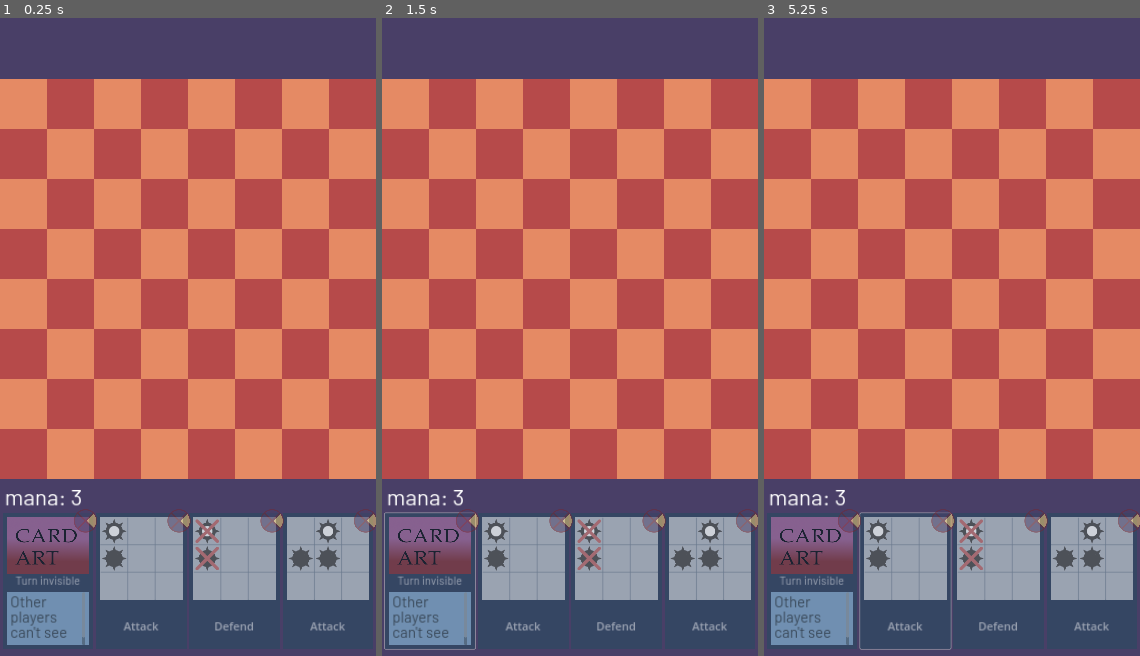
Above: before the commit, frames 1-3 (left to right).
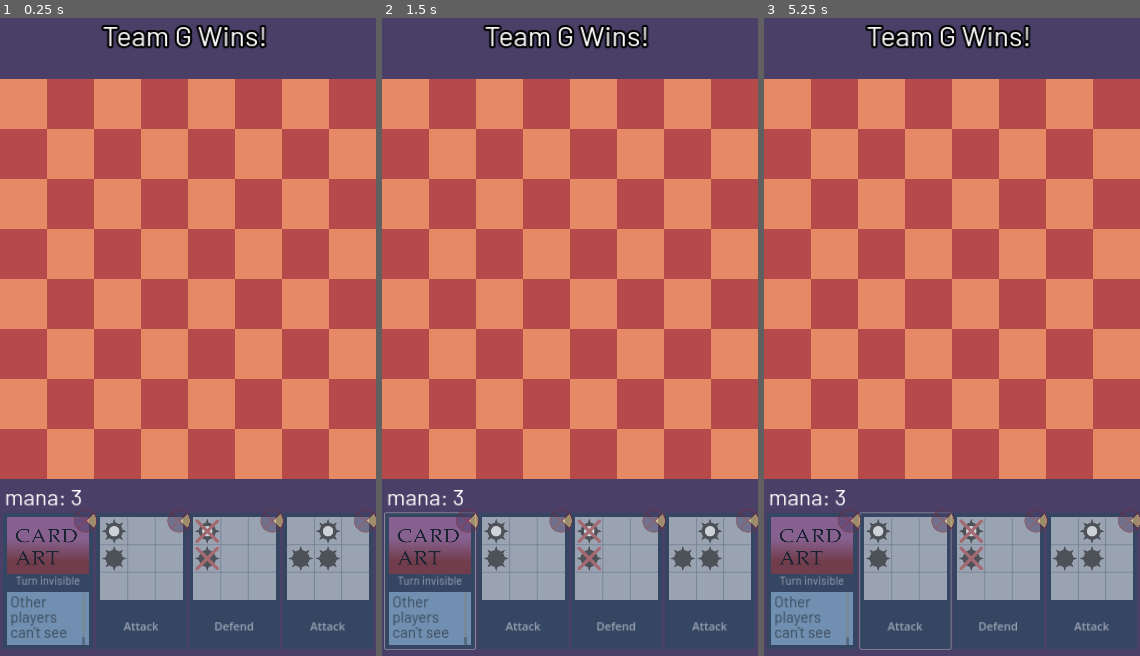
Above: after the commit, the same moments.

Repository: Boyquotes/Kumome-Godot
Game: Godot game, scene res://scenes/play.tscn
Same seed, same stepped clock (60 frames per second), same inputs: the game is played once before the commit and once after it. This scene is started directly instead of the project's main scene.
Inputs (mouse positions are in pixels of both pictures, inside the frame that each line leads up to):
- Up to frame 1 (0.25 s): no input
- Up to frame 2 (1.5 s): click (430, 579) at 0.52 s; click (430, 579) at 1.27 s
- Up to frame 3 (5.25 s): click (812, 579) at 2.02 s; tap Enter at 2.75, 4.25 s; move the mouse to (1034, 311) at 2.77 s; click (1034, 311) at 2.92 s; tap Space at 3.5, 5 s; move the mouse to (876, 394) at 3.52 s; click (876, 394) at 3.67 s; move the mouse to (989, 177) at 4.27 s; click (989, 177) at 4.42 s; move the mouse to (933, 515) at 5.02 s; click (933, 515) at 5.17 s

The runs differ from the first frame. In frame 1, 1.1% of the frame differs, in the area x 26-72%, y 1-5%; in frame 2, 1.1%; in frame 3, 1.1%.
Error before the commit: Out of bounds get index '0' (on base: 'Array[int]') (res://scripts/_game.gd:125)
Error after the commit: Out of bounds get index '0' (on base: 'Array[int]') (res://scripts/_game.gd:140)

Commit message:
Last commit before transfer

Diff:
--- a/resources/data.json
+++ b/resources/data.json
@@ -1022,7 +1022,7 @@
 				{
 					"key": 8,
 					"name": "invisible",
-					"implemented": false,
+					"implemented": true,
 					"notes": "Turn invisible for some number of turns"
 				},
 				{
@@ -1030,6 +1030,12 @@
 					"name": "darkness",
 					"implemented": false,
 					"notes": "Apply darkness to board for some number of turns"
+				},
+				{
+					"key": 10,
+					"name": "stuck",
+					"implemented": false,
+					"notes": "Internal use only, do not add to a card."
 				}
 			],
 			"separators": [],
--- /dev/null
+++ b/scenes/deck_editor.tscn
@@ -0,0 +1,9 @@
+[gd_scene format=3 uid="uid://dc4uldnagfod2"]
+
+[node name="Control" type="Control"]
+layout_mode = 3
+anchors_preset = 15
+anchor_right = 1.0
+anchor_bottom = 1.0
+grow_horizontal = 2
+grow_vertical = 2
--- a/scenes/play.tscn
+++ b/scenes/play.tscn
@@ -53,6 +53,23 @@
 
 [node name="touch_spots" type="Node2D" parent="."]
 
+[node name="game_over" type="Label" parent="."]
+layout_mode = 1
+anchors_preset = 8
+anchor_left = 0.5
+anchor_top = 0.5
+anchor_right = 0.5
+anchor_bottom = 0.5
+offset_left = -321.0
+offset_top = -722.0
+offset_right = 309.0
+offset_bottom = -636.0
+grow_horizontal = 2
+grow_vertical = 2
+label_settings = SubResource("LabelSettings_mobuj")
+horizontal_alignment = 1
+vertical_alignment = 1
+
 [node name="ui" type="Control" parent="."]
 visible = false
 z_index = 30
@@ -87,23 +104,6 @@
 grow_vertical = 0
 theme_override_font_sizes/font_size = 64
 text = "Quit"
-
-[node name="game_over" type="Label" parent="ui"]
-layout_mode = 1
-anchors_preset = 8
-anchor_left = 0.5
-anchor_top = 0.5
-anchor_right = 0.5
-anchor_bottom = 0.5
-offset_left = -75.5
-offset_top = -463.0
-offset_right = 75.5
-offset_bottom = -377.0
-grow_horizontal = 2
-grow_vertical = 2
-label_settings = SubResource("LabelSettings_mobuj")
-horizontal_alignment = 1
-vertical_alignment = 1
 
 [node name="player" type="Sprite2D" parent="ui"]
 position = Vector2(-336, 1385)
--- a/scenes/title.tscn
+++ b/scenes/title.tscn
@@ -151,12 +151,12 @@
 anchor_right = 0.5
 anchor_bottom = 0.5
 offset_left = -279.0
-offset_top = 626.5
+offset_top = 267.5
 offset_right = 269.0
-offset_bottom = 744.5
-grow_horizontal = 2
-grow_vertical = 2
-text = "Connect"
+offset_bottom = 385.5
+grow_horizontal = 2
+grow_vertical = 2
+text = "Play vs Bot"
 
 [node name="how_to" type="Button" parent="buttons"]
 layout_mode = 1
@@ -166,9 +166,9 @@
 anchor_right = 0.5
 anchor_bottom = 0.5
 offset_left = -274.0
-offset_top = 264.5
+offset_top = 620.5
 offset_right = 274.0
-offset_bottom = 382.5
+offset_bottom = 738.5
 grow_horizontal = 2
 grow_vertical = 2
 text = "How to Play"
--- a/scripts/_card.gd
+++ b/scripts/_card.gd
@@ -13,7 +13,8 @@
 	mine = preload("res://scripts/actions/mine.gd"),
 	special = preload("res://scripts/actions/special.gd"),
 	attack = preload("res://scripts/actions/attack.gd"),
-	defend = preload("res://scripts/actions/defend.gd")
+	defend = preload("res://scripts/actions/defend.gd"),
+	stuck = preload("res://scripts/actions/stuck.gd")
 }
 
 var queue : Array[Action] = []
--- /dev/null
+++ b/scripts/_card_stuck.gd
@@ -0,0 +1,9 @@
+extends Card
+class_name CardStuck
+
+func _init():
+	add_action('stuck', '_')
+	print('create stuck')
+
+func create_avatar():
+	pass
--- a/scripts/_game.gd
+++ b/scripts/_game.gd
@@ -49,8 +49,8 @@
 		active_player.play_card()
 		await active_player.card_finished
 
-
-	emit_signal('game_over')
+	on_game_over()
+
 
 func game_is_over() -> bool:
 	return len(get_active_teams()) < 2
@@ -61,6 +61,15 @@
 		return active_teams[0]
 	else:
 		return -1
+
+func get_winning_players() -> Array[Player]:
+	var wt := get_winning_team()
+	var rv : Array[Player] = []
+	for player in players:
+		if player.team == wt:
+			rv.append(player)
+
+	return rv
 
 func get_active_teams() -> Array[int]:
 	var active_teams : Array[int] = []
@@ -121,6 +130,12 @@
 
 	active_player = best_player
 
+func on_game_over():
+	emit_signal('game_over')
+	WS.send(WS.sGAME_OVER, {
+		#'winnerId': get_winning_players()[0].id
+	}, true)
+
 func minimum(list : Array):
 	var lowest = list[0]
 	for x in list:
@@ -169,10 +184,10 @@
 
 	return rv
 
-func add_mine_at(at : Vector2i, color := Color.BLACK) -> Mine:
+func add_mine_at(at : Vector2i, color := Color.BLACK) -> Array[Mine]:
 	return add_any_mine_at(Mine.new(self), at, color)
 
-func add_instant_mine_at(at : Vector2i, color := Color.BLACK) -> Mine:
+func add_instant_mine_at(at : Vector2i, color := Color.BLACK) -> Array[Mine]:
 	return add_any_mine_at(MineInstant.new(), at, color)
 
 
@@ -188,14 +203,17 @@
 		mines.erase(mine)
 	return rv
 
-func add_any_mine_at(mine : Mine, at : Vector2i, color : Color) -> Mine:
+func add_any_mine_at(mine : Mine, at : Vector2i, color : Color) -> Array[Mine]:
+	if not is_open(at):
+		return []
+
 	mine.location = at
 	mine.avatar.modulate = color
 	mine.avatar.position = board.to_position(at)
 	mine.avatar.size = board.square_size
 	mines.append(mine)
 	emit_signal('added_mine', mine)
-	return mine
+	return [mine]
 
 # Is the requested point cluttered with mines/other players?
 func is_open(at : Vector2i) -> bool:
--- a/scripts/_player_abstract.gd
+++ b/scripts/_player_abstract.gd
@@ -139,8 +139,12 @@
 # Called when a mine placing decision has actually been made by the subclass
 func place_at(at : Vector2i, send := true):
 	avatar.thinking = false
-	var mine := game.add_mine_at(at, color)
-	mine.avatar.connect('finished', emit_signal.bind('finished'))
+	var mines := game.add_mine_at(at, color)
+	if len(mines):
+		for mine in mines:
+			mine.avatar.connect('finished', emit_signal.bind('finished'))
+	else:
+		emit_signal.call_deferred('finished')
 	send_action(send)
 
 func attack(spots : Array[Vector2i]):
@@ -172,6 +176,13 @@
 		emit_signal.call_deferred('finished')
 	send_action(send)
 
+func play_stuck():
+	add_card(CardStuck.new())
+	card.act(self)
+
+func act_stuck(send := true):
+	avatar.play_stuck()
+	send_action(send)
 
 func send_action(send : bool):
 	if not send:
@@ -179,6 +190,7 @@
 
 	var key = card.active_action.key
 	emit_signal('sent', key)
+
 
 # Must be overridden by a subclass. (see "res://scripts/_player_ai.gd", "res://scripts/_player_local.gd")
 func perform_special_action(action_key : String, _extra_args = null):
@@ -194,9 +206,7 @@
 		emit_signal('finished')
 		emit_signal('card_finished')
 
-func play_stuck():
-	#emit_signal('got_stuck')
-	avatar.play_stuck()
+
 
 # Useful for debugging purposes
 func _to_string():
--- a/scripts/_player_remote.gd
+++ b/scripts/_player_remote.gd
@@ -44,7 +44,8 @@
 		Global.actions.unmine : parse_unmine,
 		Global.actions.target : parse_target,
 		Global.actions.swap : parse_swap,
-		Global.actions.invisible : parse_invisible
+		Global.actions.invisible : parse_invisible,
+		Global.actions.stuck : parse_stuck
 	}
 
 	#prints(action_key, act, parsers.keys(), typeof(parsers.keys()[0]), typeof(act))
@@ -84,6 +85,10 @@
 		return {valid = false}
 
 	return {old = old, new = new, valid = true}
+
+func parse_stuck(_diffs: Array[Diff], _action_key : int):
+	stuck = true
+	act_stuck(false)
 
 func parse_invisible(diffs: Array[Diff], action_key : int):
 	if len(diffs) > 0:
--- /dev/null
+++ b/scripts/actions/stuck.gd
@@ -0,0 +1,4 @@
+extends Action
+
+func act(pl : Player):
+	do(pl, pl.act_stuck)
--- a/scripts/global_autoload.gd
+++ b/scripts/global_autoload.gd
@@ -3,8 +3,8 @@
 # This is an autoload, other languages call it a "singleton" Any method or value in this script
 # can be accessed via the global variable "Global" For example, Global.board_4p or Global.adjust_settings()
 
-#const base_url := 'localhost:3001'
-const base_url := '159.223.106.122:3001'
+const base_url := 'localhost:3001'
+#const base_url := '159.223.106.122:3001'
 const url := 'http://' + base_url
 
 const board_4p := '........|........|........|...02...|...31...|........|........|........'
@@ -166,30 +166,6 @@
 		key *= 16
 	key += value
 	return key
-
-#func generate_all_cards():
-#	var actions = {
-#		'move': ['_'],tgyhbbbbbbbb
-#		'mine': ['_'],
-#		'teleport': ['_', 'ALLY', 'ENEMY', 'EDGE', 'RANDOM'],
-#		'unmine': ['_', 'EDGE', 'RANDOM', 'OTHER', 'SELF'],
-#		'charge': ['N', 'S', 'E', 'W', 'SE', 'NE', 'SW', 'NW', 'RANDOM'],
-#		'target': ['SELF', 'ALLY', 'OTHER', 'RANDOM', 'MINE']
-#	}
-#
-#	var i := 0
-#	for a1 in actions:
-#		for a2 in actions:
-#			for m1 in actions[a1]:
-#				for m2 in actions[a2]:
-#					if (
-#						(a1 == 'teleport') or
-#						(a1 == 'target' and a2 != 'teleport') or
-#						(a1 != 'target' and a2 == 'teleport')
-#					):
-#						continue
-#					i += 1
-#					prints(i, a1, m1, a2, m2)
 
 func get_card(n : int) -> Card:
 	return Card.new(get_data('Cards')[n])
--- a/scripts/play.gd
+++ b/scripts/play.gd
@@ -144,7 +144,7 @@
 		$ui/win_record.text = '%s - %s' % [win_record.get(0, 0), win_record.get(1, 0)]
 		create(level_code)
 	else:
-		$ui/game_over.text = 'Team %s Wins!' % 'ABCDEFG'[winning_team]
+		$game_over.text = 'Team %s Wins!' % 'ABCDEFG'[winning_team]
 
 func clear_children(list : Array[Node]):
 	for node in list:
--- a/scripts/server_test.gd
+++ b/scripts/server_test.gd
@@ -11,7 +11,7 @@
 	if response_code == 201:
 		prints('DATA', data)
 		Global.log_in(data)
-		swap_to_scene(preload("res://scenes/title.tscn"))
+		swap_to_scene(preload("res://scenes/log_in.tscn"))
 	else:
 		$hold_on.visible = false
 		var error = data.get('error', 'Unknown Error')
--- a/scripts/setup_remote_game.gd
+++ b/scripts/setup_remote_game.gd
@@ -57,6 +57,8 @@
 
 func _on_button_pressed():
 	WS.send(WS.sJOIN, {'boardId': 'traditional-1-%s' % count}, false)
+	#WS.send(WS.sJOIN, {'boardId': 'test-1-2'}, false)
+
 	$Button.disabled = true
 
 	for child in $count/HBoxContainer.get_children():
--- a/scripts/title.gd
+++ b/scripts/title.gd
@@ -79,7 +79,7 @@
 
 
 func _on_credits_pressed():
-	swap_to_scene(preload("res://scenes/web_socket_test.tscn"))
+	swap_to_scene(preload("res://scenes/play.tscn"))
 
 
 func _on_got_it_pressed():
--- a/scripts/websocket_autoload.gd
+++ b/scripts/websocket_autoload.gd
@@ -68,6 +68,9 @@
 		set_process(false) # Stop processing.
 
 func send(event : String, data : Dictionary, with_game_id : bool):
+	if not is_connected:
+		return
+
 	if with_game_id:
 		data['gameId'] = game_id
 
Not shown: 2 places in scenes/title.tscn that only renumber resources
Not shown, changed: export/Kumome.apk
Not shown, changed: export/Kumome.apk.idsig
